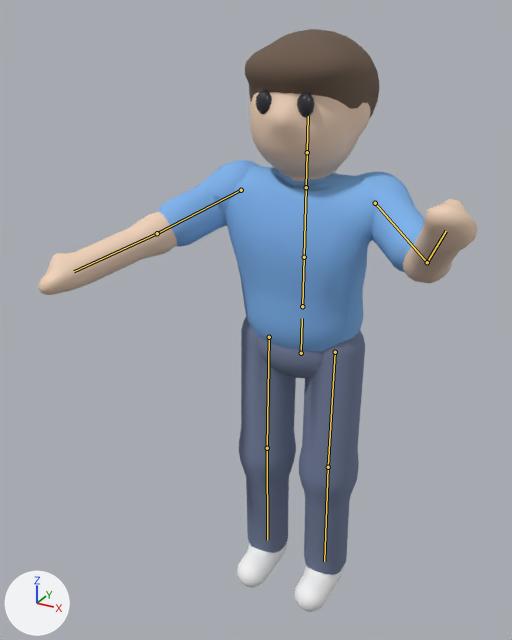
What one commit did to the glTF model player/assets/character.glb.
One viewpoint serves both versions: a 50 mm camera at (0.851, -1.847, 1.903) aimed at (-0.061, -0.189, 1.074). Arrows for +X, +Y and +Z are at lower left; the lights stay in place. The older version comes first. Both versions are drawn at frame 24 of the action 'AimPistol'; the numbers are the values there. The bones that change, and the others that lie on the model, are drawn over the model as lines.

The first picture shows 'Body'.
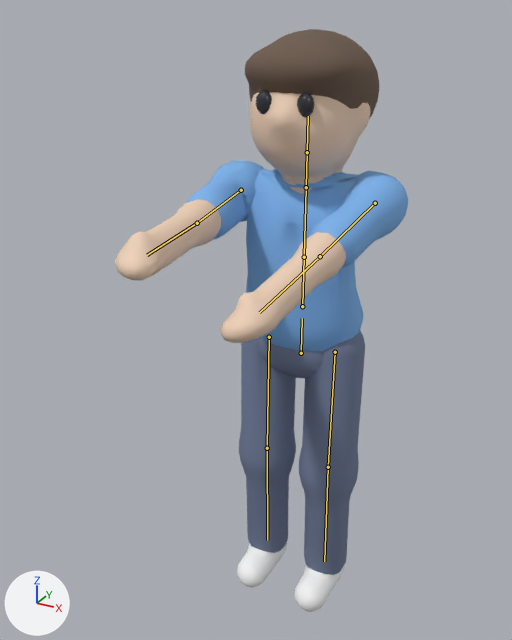
Location of each change, (x1, y1, x2, y2) in pixels of the pictures (512 x 640 px):
```json
{"object": "Body", "change": "posed", "before": [38, 29, 478, 612], "after": [115, 29, 408, 612], "on screen": "33% narrower"}
{"bone": "UpperArm.L", "before": "(375, 203) to (427, 262)", "after": "(375, 203) to (320, 256)"}
{"bone": "LowerArm.L", "before": "(427, 262) to (446, 231)", "after": "(320, 256) to (259, 312)"}
{"bone": "UpperArm.R", "before": "(241, 190) to (157, 233)", "after": "(241, 190) to (197, 223)"}
```

Scene script edits in JSON lines:
```json
{"block": "bone_upperarm_l", "where": "bone_upperarm_l = bpy.data.objects['Rig'].pose.bones['UpperArm.L']  # child of 'Chest'"}
{"op": "set", "path": "bone_upperarm_l.rotation_quaternion", "old": "(-0.815, 0.329, 0.402, 0.258)", "new": "(-0.711, 0.681, 0.144, 0.104)", "note": "degrees (-36, -56, -16) -> degrees (-88, -20, 3)"}
{"block": "bone_lowerarm_l", "where": "bone_lowerarm_l = bpy.data.objects['Rig'].pose.bones['LowerArm.L']  # child of 'UpperArm.L'"}
{"op": "set", "path": "bone_lowerarm_l.rotation_quaternion", "old": "(0.857, -0.459, -0.21, -0.105)", "new": "(0.991, -0.01, 0.135, 0.003)", "note": "degrees (-57, -27, 1) -> degrees (-1, 16, 0)"}
{"block": "bone_upperarm_r", "where": "bone_upperarm_r = bpy.data.objects['Rig'].pose.bones['UpperArm.R']  # child of 'Chest'"}
{"op": "set", "path": "bone_upperarm_r.rotation_quaternion", "old": "(-0.708, 0.402, -0.563, -0.142)", "new": "(-0.689, 0.645, -0.242, -0.225)", "note": "degrees (-84, 66, -38) -> degrees (-86, 39, 0)"}
```
